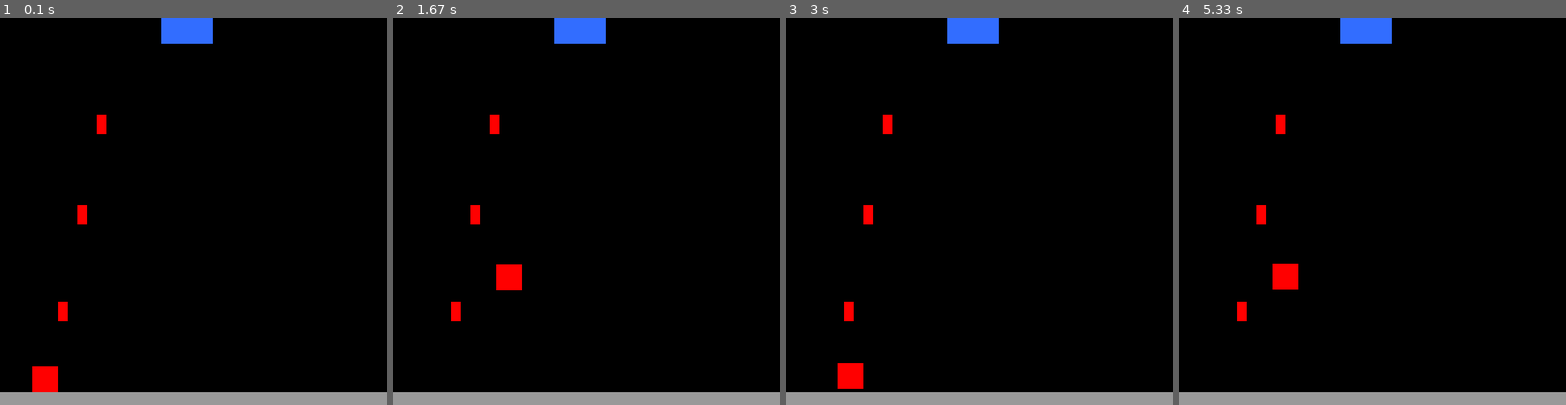
Above: before the commit, frames 1-4 (left to right).
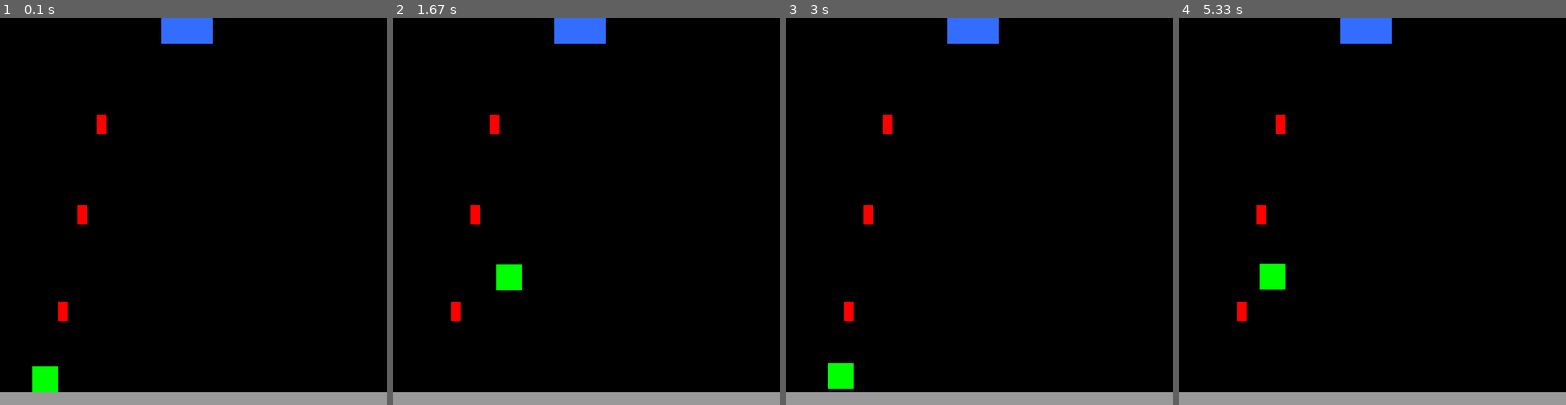
Above: after the commit, the same moments.

Repository: RobertNeuzil/game
Game: pygame game, started from personal/personalgame.py
The game is run twice, just before and just after one commit, with the same random seed, the same clock (stepped at 60 frames per second) and the same inputs.
Inputs:
- Up to frame 1 (0.1 s): no input
- Up to frame 2 (1.67 s): hold Right 0.33-0.8 s; hold Up 0.83-1.13 s; tap Space at 0.9, 1.23, 1.53 s; hold Right 1.17-1.63 s
- Up to frame 3 (3 s): hold Left 1.67-2.2 s; tap Space at 1.73, 2.03, 2.3, 2.63 s; hold Down 2.23-2.53 s; hold Left 2.57-2.97 s
- Up to frame 4 (5.33 s): hold Up 3-3.37 s; tap Space at 3.07, 3.47, 3.77, 4.13, 4.53, 4.83, 5.03 s; hold Right 3.4-4.03 s; hold Down 4.07-4.43 s; hold Left 4.47-4.93 s; hold Right from 4.97 s (still down)

The runs differ from the first frame. In frame 1, 0.4% of the frame differs, in the area x 8-15%, y 90-97%; in frame 2, 0.4%; in frame 3, 0.6%; in frame 4, 0.7%, in the area x 20-31%, y 63-71%.

Commit message:
altered color of character rect to better vizualize collision

Diff:
--- a/personal/personalgame.py
+++ b/personal/personalgame.py
@@ -7,6 +7,7 @@
 black = (0, 0, 0)
 gray60 = (153, 153, 153)
 blue = (50, 109, 255)
+lime = (0,255,0)
 collisioncount = 0
 
 
@@ -22,6 +23,9 @@
         self.jumping = False
         self.running = True
         self.velocity = 5
+
+    def create_character(self):
+        pygame.draw.rect(window, lime, (self.x, self.y, self.width, self.height))
 
     def create(self):
         pygame.draw.rect(
@@ -48,7 +52,7 @@
 
     pygame.time.delay(40)
     window.fill(black)
-    character.create()
+    character.create_character()
     square_one.create()
     square_two.create()
     square_three.create()
@@ -66,7 +70,7 @@
 
     keys = pygame.key.get_pressed()
     if pygame.Rect.colliderect(character, square_one):
-        character.velocity = -5
+        character.velocity = 0
     if not pygame.Rect.colliderect(character, square_one):
         character.velocity = 5
 
